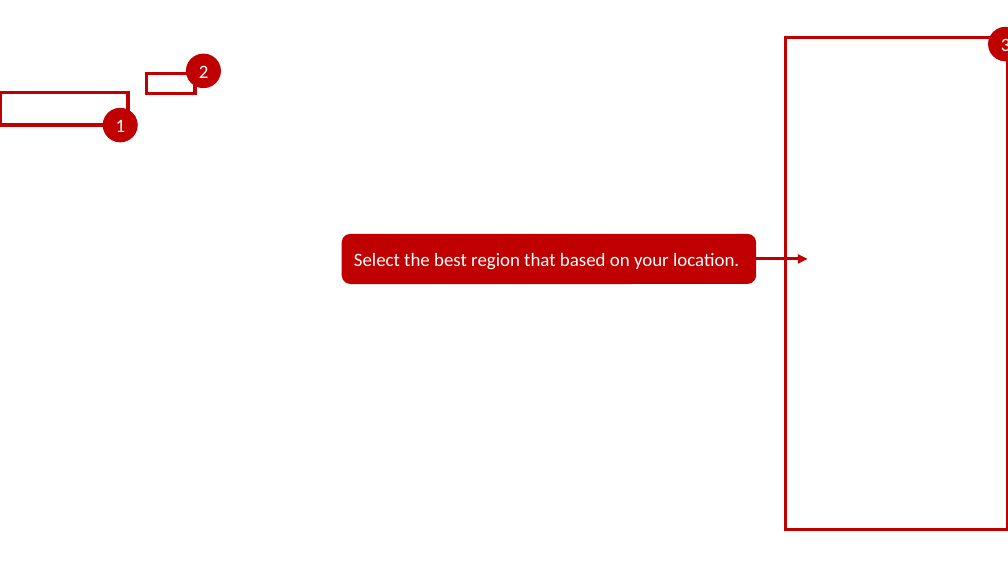
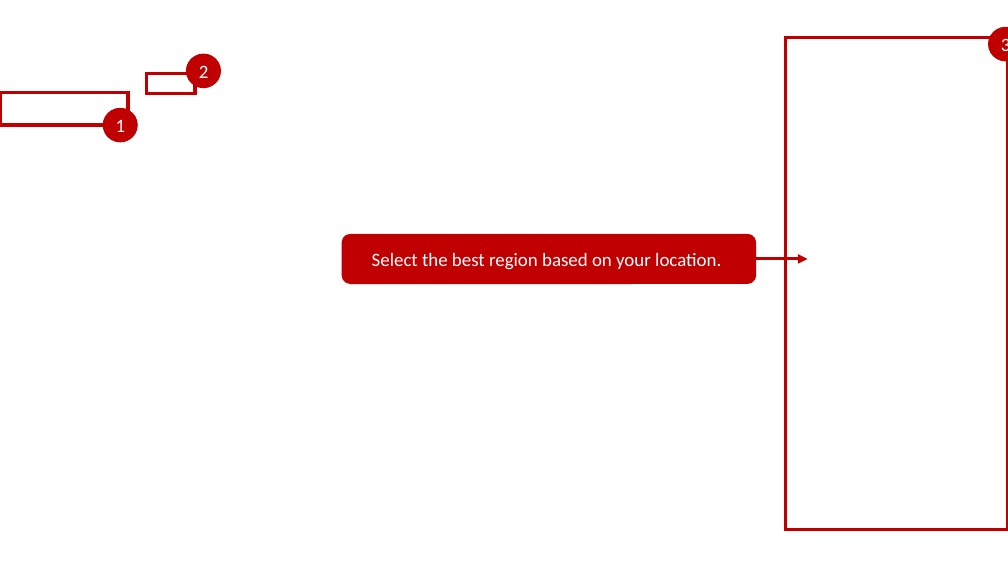
Before and after one commit to wwlpublish/learn-bizapps-pr-test, a slide deck: slide 2 of learn-bizapps-pr/power-virtual-agent/power-virtual-agent-bots/media-layered/pva-images.pptx. Drawn at 1008x567 pixels with LibreOffice and Linux fonts; fonts in the diff are those of the drawing; background and template pictures are left out. Boxes give left, top, right and bottom in pixels: in the first picture for what was removed or moved away, otherwise in the second. Text is boxed around its words. In the diff, an @@ line names an element or a change of style, - is before the commit and + after.

```diff
--- a/learn-bizapps-pr/power-virtual-agent/power-virtual-agent-bots/media-layered/pva-images.pptx
+++ b/learn-bizapps-pr/power-virtual-agent/power-virtual-agent-bots/media-layered/pva-images.pptx
@@ text in rounded rectangle at bbox=[372, 253, 721, 270]: text changed @@
-Select the best region that based on your location.
+Select the best region based on your location.
```
Also in this commit, not shown: 4 other slides changed.
